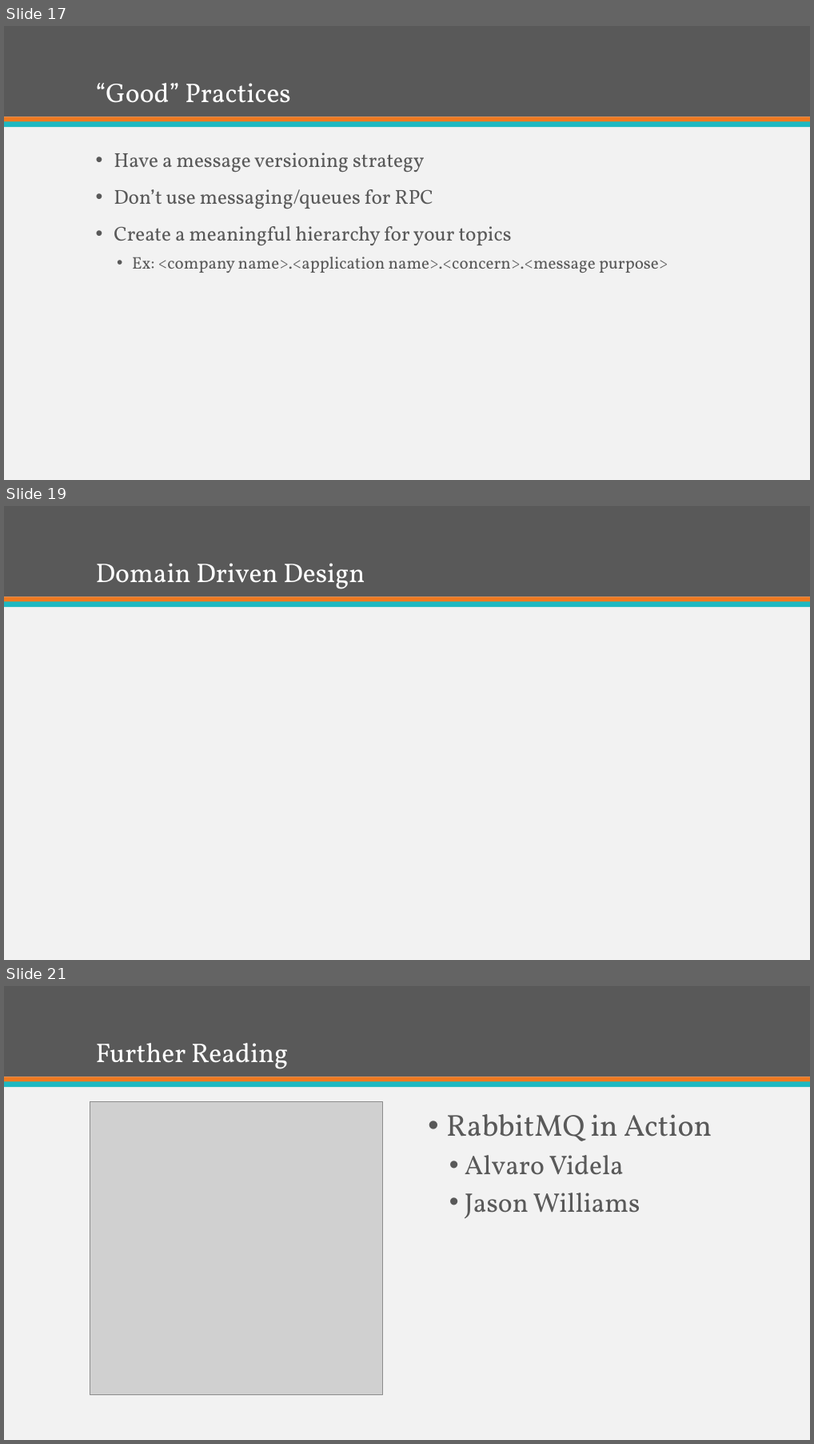
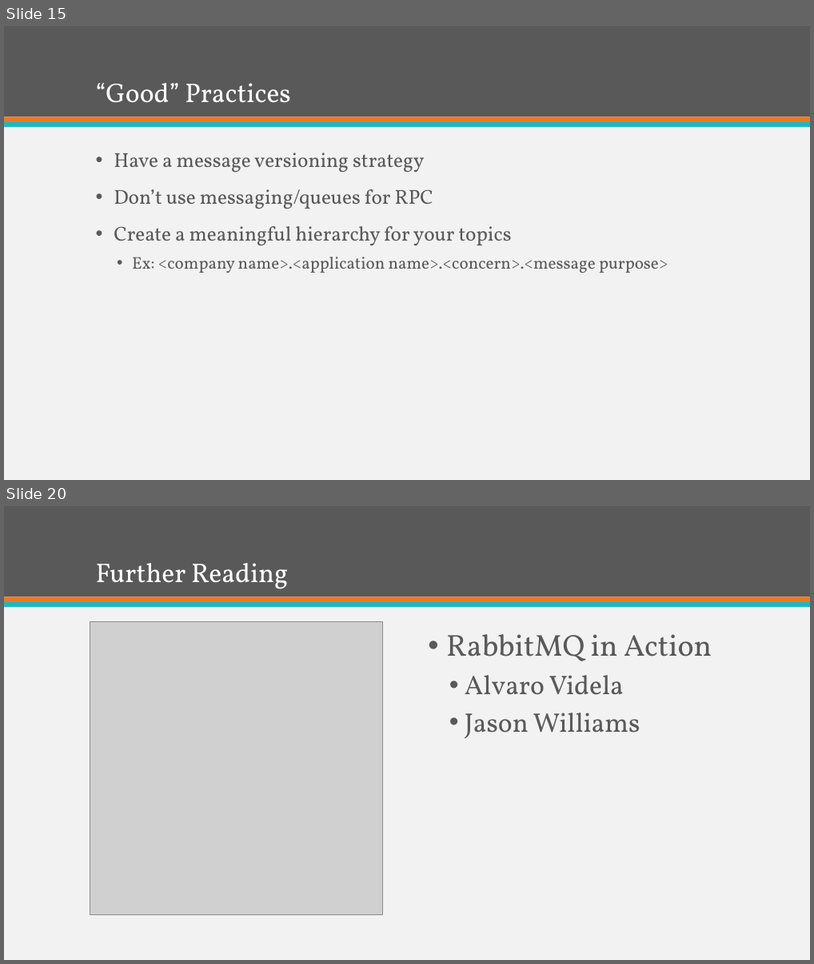
Before and after one commit to ekepes/Presentations, a slide deck: BreakingDownComplexSystemswithRabbitMQ/Breaking Down Complex Systems with RabbitMQ.pptx. Shown one above the other, each under a label of ours: slides 17, 19 and 21 before the commit, slides 15 and 20 after it; the slides between them are not shown. The pictures are 814x1444 and 814x964 pixels, drawn with LibreOffice and Linux fonts; fonts in the diff are those of the drawing; grey boxes stand for pictures. Boxes give left, top, right and bottom in pixels: in the first picture for what was removed or moved away, otherwise in the second. Text is boxed around its words. In the diff, an @@ line names an element or a change of style, - is before the commit and + after.

```diff
--- a/BreakingDownComplexSystemswithRabbitMQ/Breaking Down Complex Systems with RabbitMQ.pptx
+++ b/BreakingDownComplexSystemswithRabbitMQ/Breaking Down Complex Systems with RabbitMQ.pptx
@@ slide 19 removed at [4,506,810,960], background #F2F2F2; not listed: 3 template elements that a slide beside it also shows @@
@@ title removed at [96,563,365,589] @@
-Domain Driven Design
@@ what was slide 17 is now slide 15 @@
@@ what was slide 21 is now slide 20 @@
```
Also in this commit, not shown: 10 slides changed, 1 slide added, 3 other slides removed.
